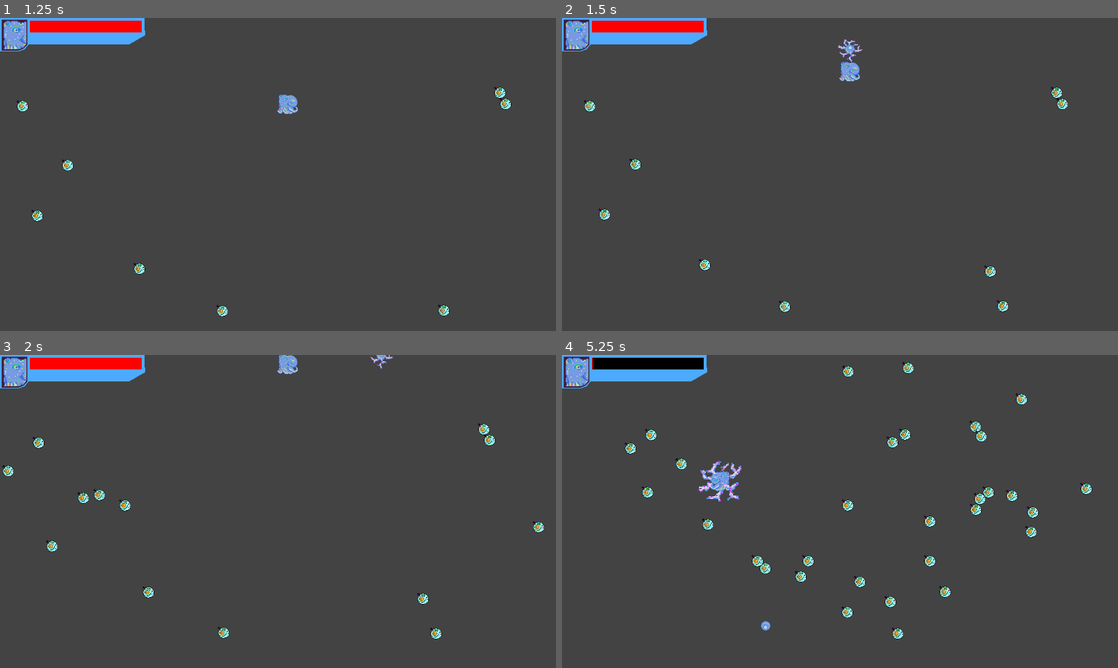
Above: before the commit, frames 1-4 (two rows, left to right).
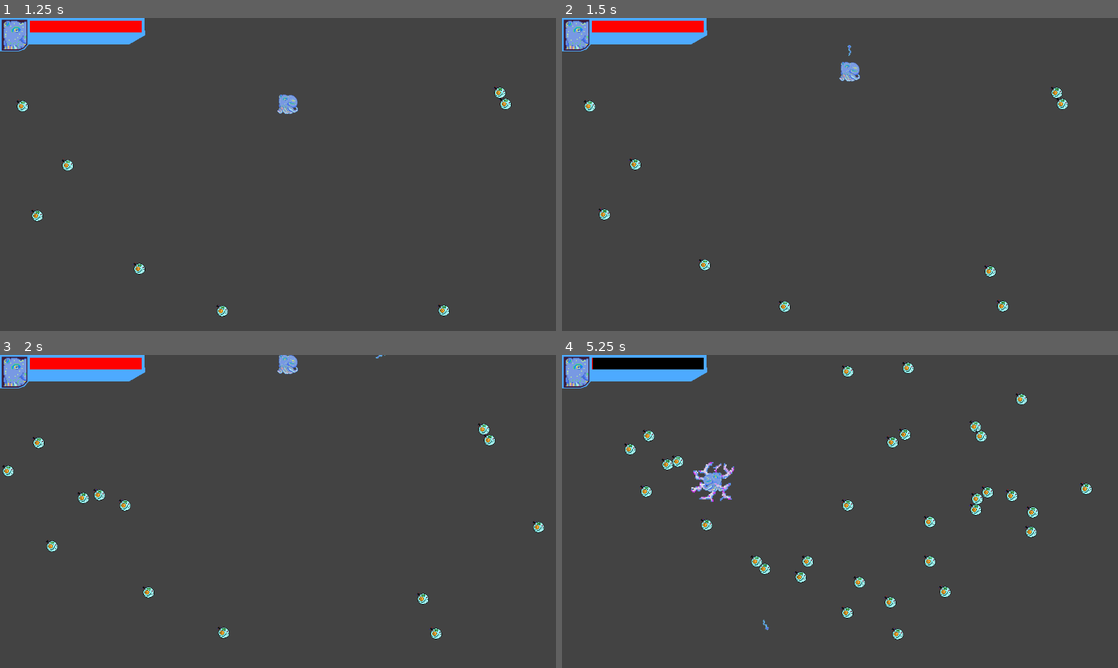
Above: after the commit, the same moments.

Repository: Igonorant/perfect-form
Game: Godot game, scene res://arenas/arena.tscn
Same seed, same stepped clock (60 frames per second), same inputs: the game is played once before the commit and once after it.
Inputs:
- Up to frame 1 (1.25 s): hold Up (move_up) from 0.53 s (still down); tap E (atk_e) at 0.6 s
- Up to frame 2 (1.5 s): keep holding Up (move_up); tap Q (atk_q) at 1.35 s
- Up to frame 3 (2 s): keep holding Up (move_up)
- Up to frame 4 (5.25 s): release Up (move_up) at 2.03 s; hold Left (move_left) 2.03-3.53 s; tap E (atk_e) at 2.1, 3.6, 5.1 s; tap Q (atk_q) at 2.85, 4.35 s; hold Down (move_down) 3.53-4.28 s; hold Right (move_right) 4.28-5.03 s; hold Up (move_up) from 5.03 s (still down)

Frame 1 is identical in both runs. In frame 2, 0.1% of the frame differs, in the area x 49-55%, y 6-15%; in frame 3, less than 0.1%; in frame 4, 1.7%, in the area x 11-78%, y 3-91%.

Commit message:
Updated projectile zap asset

Diff:
--- a/traits/projectile_zap.gd
+++ b/traits/projectile_zap.gd
@@ -8,3 +8,4 @@
     var new_dir = c_velocity.m_direction + Vector2(randf_range(max_variation, -max_variation), randf_range(max_variation, -max_variation))
     new_dir = new_dir.normalized()
     c_velocity.set_direction(new_dir)
+    rotation = new_dir.angle()
--- a/traits/projectile_zap.tscn
+++ b/traits/projectile_zap.tscn
@@ -1,18 +1,45 @@
-[gd_scene load_steps=9 format=3 uid="uid://b2u66xa2rrt58"]
+[gd_scene load_steps=11 format=3 uid="uid://b2u66xa2rrt58"]
 
 [ext_resource type="Script" uid="uid://8hm1g75fx00r" path="res://traits/projectile_zap.gd" id="1_qqbiv"]
-[ext_resource type="Texture2D" uid="uid://jm4emo7kt814" path="res://assets/poderzin.png" id="2_pcl2s"]
+[ext_resource type="Texture2D" uid="uid://cgcr7jhfjf11j" path="res://assets/spermatozoa-sheet.png" id="2_4t2lt"]
 [ext_resource type="Script" uid="uid://djmqb2cpcmfek" path="res://components/velocity_component.gd" id="3_mvqps"]
 [ext_resource type="PackedScene" uid="uid://c2xqegxfit86j" path="res://components/hurt_box_component.tscn" id="4_sls52"]
-[ext_resource type="PackedScene" uid="uid://8vfq3sh7p24k" path="res://effects/shaking_lightning_effect.tscn" id="5_m4yts"]
 
-[sub_resource type="CircleShape2D" id="CircleShape2D_sxmqc"]
-radius = 11.0114
+[sub_resource type="CapsuleShape2D" id="CapsuleShape2D_4t2lt"]
+radius = 3.0
+height = 22.0
 
-[sub_resource type="CircleShape2D" id="CircleShape2D_4mxer"]
-radius = 23.0054
+[sub_resource type="AtlasTexture" id="AtlasTexture_4sqlp"]
+atlas = ExtResource("2_4t2lt")
+region = Rect2(0, 0, 32, 32)
 
-[sub_resource type="GDScript" id="GDScript_7c74f"]
+[sub_resource type="AtlasTexture" id="AtlasTexture_81n3b"]
+atlas = ExtResource("2_4t2lt")
+region = Rect2(32, 0, 32, 32)
+
+[sub_resource type="AtlasTexture" id="AtlasTexture_n0rwy"]
+atlas = ExtResource("2_4t2lt")
+region = Rect2(64, 0, 32, 32)
+
+[sub_resource type="SpriteFrames" id="SpriteFrames_m0v3k"]
+animations = [{
+"frames": [{
+"duration": 1.0,
+"texture": SubResource("AtlasTexture_4sqlp")
+}, {
+"duration": 1.0,
+"texture": SubResource("AtlasTexture_81n3b")
+}, {
+"duration": 1.0,
+"texture": SubResource("AtlasTexture_n0rwy")
+}],
+"loop": true,
+"name": &"default",
+"speed": 20.0
+}]
+
+[sub_resource type="CapsuleShape2D" id="CapsuleShape2D_24bwy"]
+radius = 4.5
 
 [node name="ProjectileZap" type="Area2D"]
 script = ExtResource("1_qqbiv")
@@ -20,12 +47,13 @@
 speed = 600.0
 metadata/_edit_group_ = true
 
-[node name="Sprite2D" type="Sprite2D" parent="."]
-texture = ExtResource("2_pcl2s")
+[node name="CollisionShape2D" type="CollisionShape2D" parent="."]
+rotation = 1.5708
+shape = SubResource("CapsuleShape2D_4t2lt")
 
-[node name="CollisionShape2D" type="CollisionShape2D" parent="."]
-position = Vector2(0, 0.5)
-shape = SubResource("CircleShape2D_sxmqc")
+[node name="AnimatedSprite2D" type="AnimatedSprite2D" parent="."]
+sprite_frames = SubResource("SpriteFrames_m0v3k")
+autoplay = "default"
 
 [node name="VelocityComponent" type="Node" parent="."]
 script = ExtResource("3_mvqps")
@@ -43,11 +71,9 @@
 
 [node name="CollisionShape2D" type="CollisionShape2D" parent="HurtBoxComponent"]
 position = Vector2(0, 0.5)
-shape = SubResource("CircleShape2D_4mxer")
+rotation = 1.5708
+shape = SubResource("CapsuleShape2D_24bwy")
 debug_color = Color(1, 0, 0, 0.392157)
-
-[node name="ShakingLightningEffect" parent="." instance=ExtResource("5_m4yts")]
-script = SubResource("GDScript_7c74f")
 
 [node name="ChangeDirectionTimer" type="Timer" parent="."]
 wait_time = 0.205
Binary file added: assets/spermatozoa-sheet.png
Not shown, added: assets/spermatozoa-sheet.png.import
